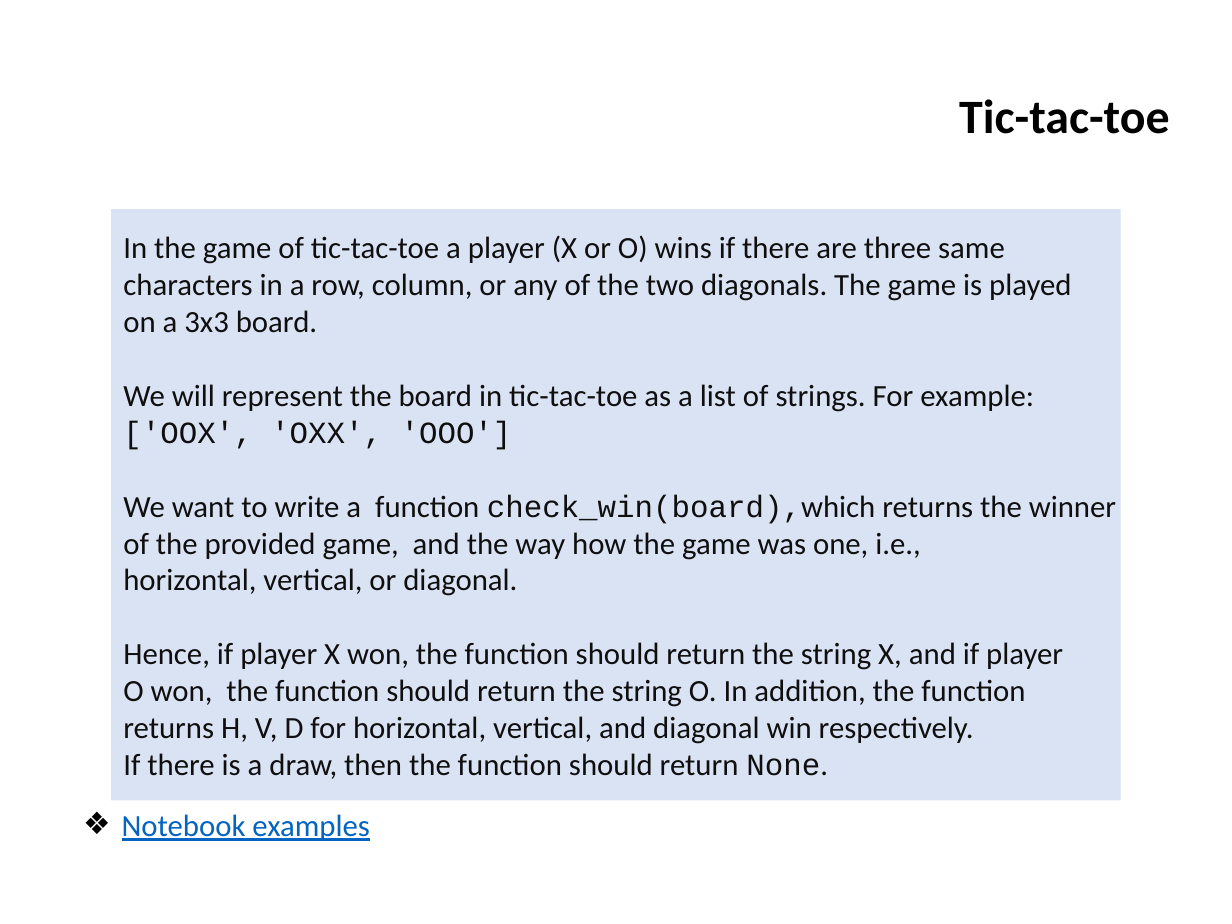
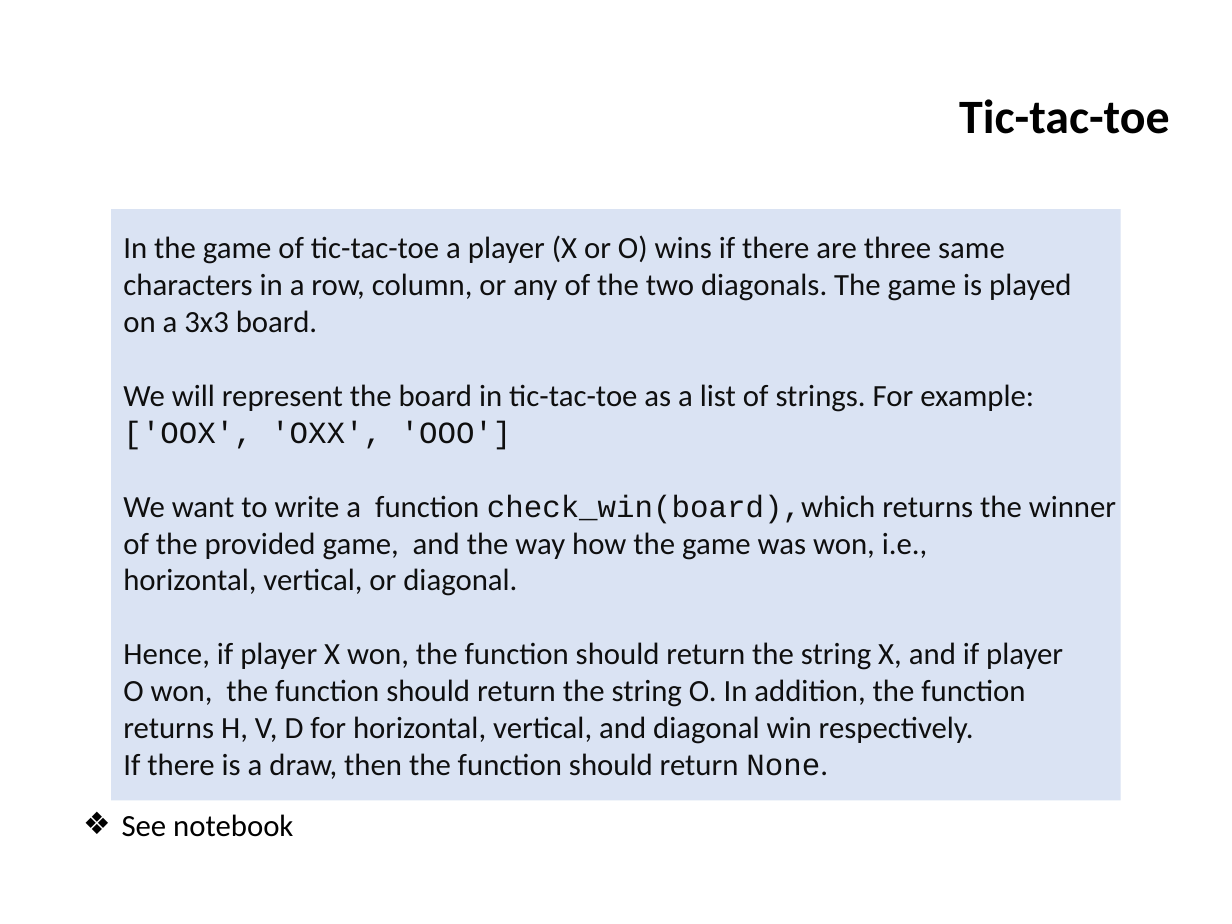
Before and after one commit to ifromm/fcsp, a slide deck: slide 40 of Slides/unit_6_prog_3.pptx. Drawn at 1232x924 pixels with LibreOffice and Linux fonts; fonts in the diff are those of the drawing; background and template pictures are left out. Boxes give left, top, right and bottom in pixels: in the first picture for what was removed or moved away, otherwise in the second. Text is boxed around its words. In the diff, an @@ line names an element or a change of style, - is before the commit and + after.

Commit message:
Unit 6, uploaded notebooks

```diff
--- a/Slides/unit_6_prog_3.pptx
+++ b/Slides/unit_6_prog_3.pptx
@@ text in rectangle at (x1=123, y1=532, x2=928, y2=560): text changed @@
-of the provided game, and the way how the game was one, i.e.,
+of the provided game, and the way how the game was won, i.e.,
@@ text at (x1=122, y1=814, x2=293, y2=837): text changed; text colour #0563C1 to #000000 @@
-❖ Notebook examples
+❖ See notebook
```
Also in this commit, not shown: 10 other slides changed, 16 other files.
